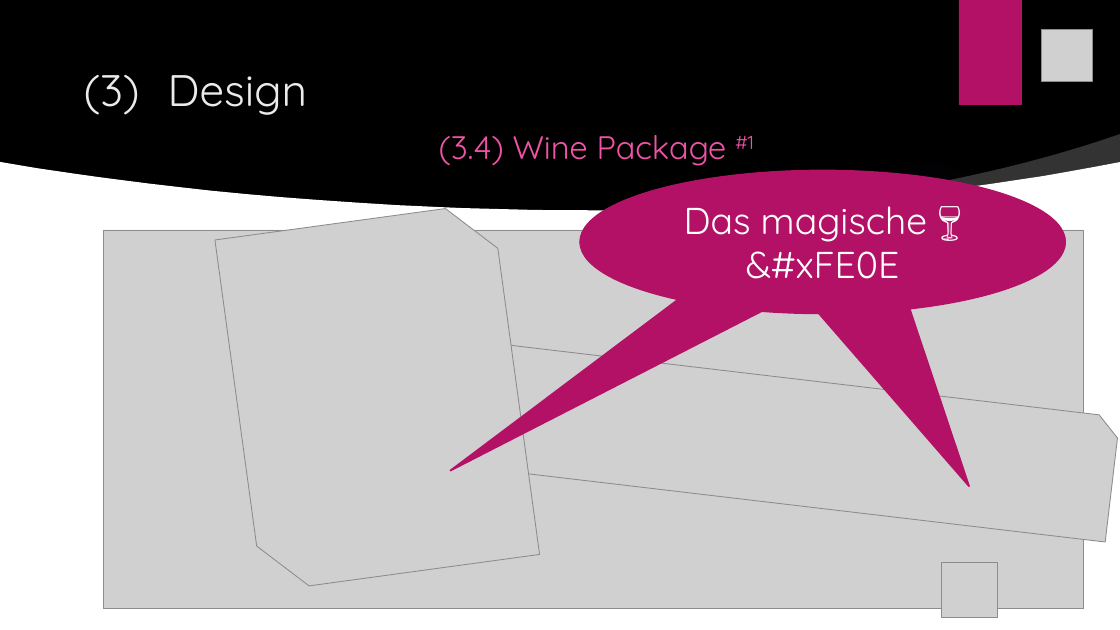
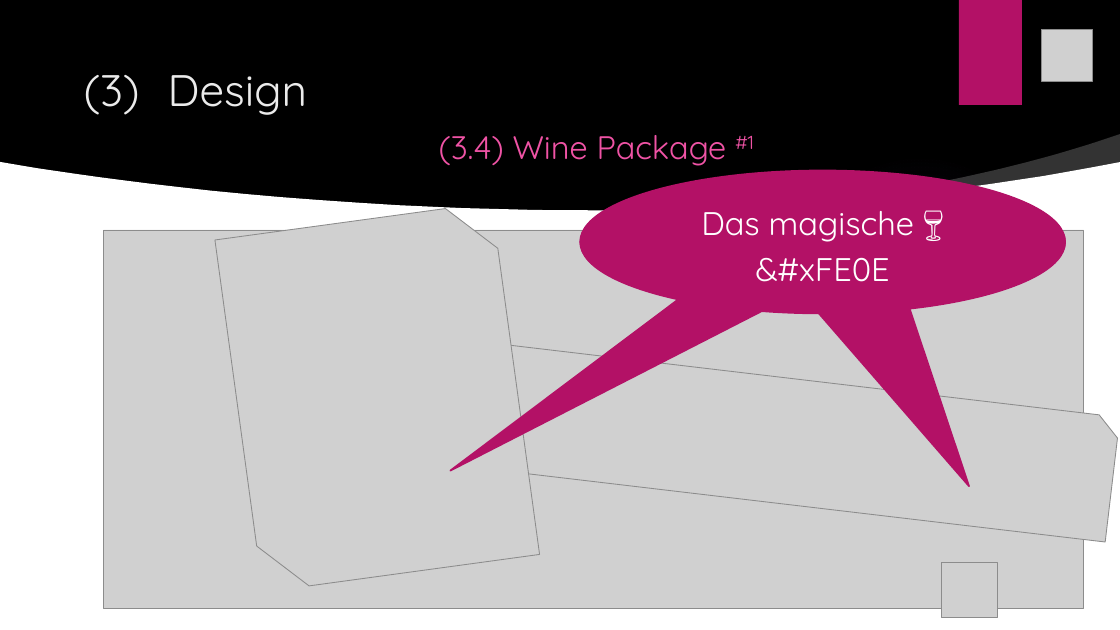
Before and after one commit to hejo221/swt20w37, a slide deck: slide 10 of LaBouteillePräsentation/LaBouteille.pptx (slide 9 before the commit). Drawn at 1120x630 pixels with LibreOffice and Linux fonts; fonts in the diff are those of the drawing; grey boxes stand for pictures; background and template pictures are left out. Boxes give left, top, right and bottom in pixels: in the first picture for what was removed or moved away, otherwise in the second. Text is boxed around its words. In the diff, an @@ line names an element or a change of style, - is before the commit and + after.

```diff
--- a/LaBouteillePräsentation/LaBouteille.pptx
+++ b/LaBouteillePräsentation/LaBouteille.pptx
@@ speech bubble "Das magische 🍷&#xFE0E" at (581, 171, 1065, 313): size 32 to 28 pt; line spacing 1 to 40pt @@
```
Also in this commit, not shown: 6 other slides changed, 1 slide added, 6 other files.
